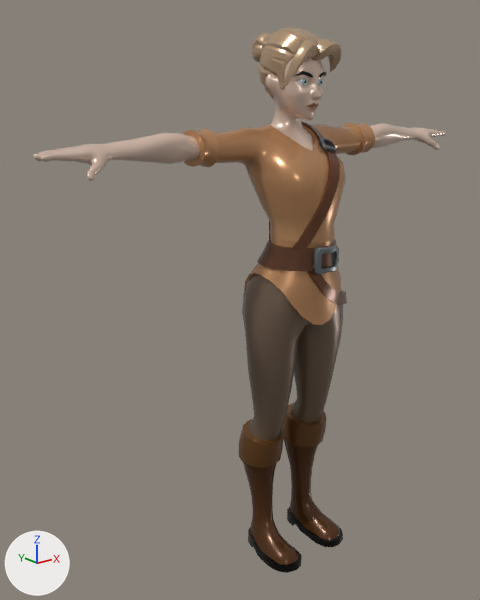
The glTF model public/avatar/models/outfits/base/sm_female_base_arms.glb: old version first, new version second.
One viewpoint serves both versions: a 50 mm camera at (-1.56, -1.645, 1.688) aimed at (-0.134, 0.136, 0.976). Arrows for +X, +Y and +Z are at lower left; the lights stay in place. The older version comes first. Where no turn or scale is listed for an object, it has been applied to the vertices.

Names of what the first picture shows: 'SM_Female_Base_Arms', 'SM_Female_Base_Body', 'SM_Female_Base_Boots', 'SM_Female_Base_Legs', 'SM_Female_Body_Face_01', 'SM_Female_Hair_01'.
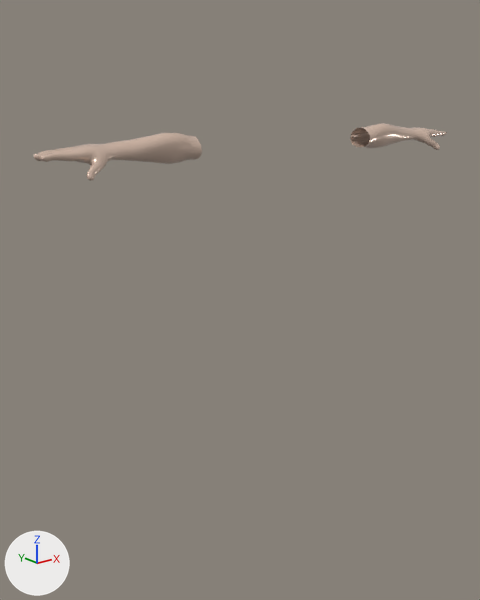
Location of each change, (x1, y1, x2, y2) in pixels of the pictures (480 x 600 px):
```json
{"object": "SM_Female_Base_Body", "change": "no longer drawn", "before": [183, 122, 375, 275], "on screen": "brown"}
{"object": "SM_Female_Base_Legs", "change": "no longer drawn", "before": [242, 263, 347, 441], "on screen": "brown"}
{"object": "SM_Female_Base_Boots", "change": "no longer drawn", "before": [238, 403, 343, 573], "on screen": "brown"}
{"object": "SM_Female_Hair_01", "change": "no longer drawn", "before": [252, 27, 341, 99], "on screen": "beige"}
{"object": "SM_Female_Body_Face_01", "change": "no longer drawn", "before": [265, 56, 327, 151], "on screen": "beige", "faces in mat_m_skin": [265, 56, 325, 151]}
```

Scene script edits in JSON lines:
```json
{"op": "set", "path": "ob_sm_female_base_body", "old": "bpy.data.objects.new('SM_Female_Base_Body', me_sm_female_base_body)", "new": "bpy.data.objects.new('SM_Female_Base_Body', None)"}
{"op": "set", "path": "ob_sm_female_base_boots", "old": "bpy.data.objects.new('SM_Female_Base_Boots', me_sm_female_base_boots)", "new": "bpy.data.objects.new('SM_Female_Base_Boots', None)"}
{"op": "set", "path": "ob_sm_female_base_legs", "old": "bpy.data.objects.new('SM_Female_Base_Legs', me_sm_female_base_legs)", "new": "bpy.data.objects.new('SM_Female_Base_Legs', None)"}
{"op": "set", "path": "ob_sm_female_body_face_01", "old": "bpy.data.objects.new('SM_Female_Body_Face_01', me_sm_female_body_face_01)", "new": "bpy.data.objects.new('SM_Female_Body_Face_01', None)"}
{"op": "set", "path": "ob_sm_female_hair_01", "old": "bpy.data.objects.new('SM_Female_Hair_01', me_sm_female_hair_01)", "new": "bpy.data.objects.new('SM_Female_Hair_01', None)"}
```
